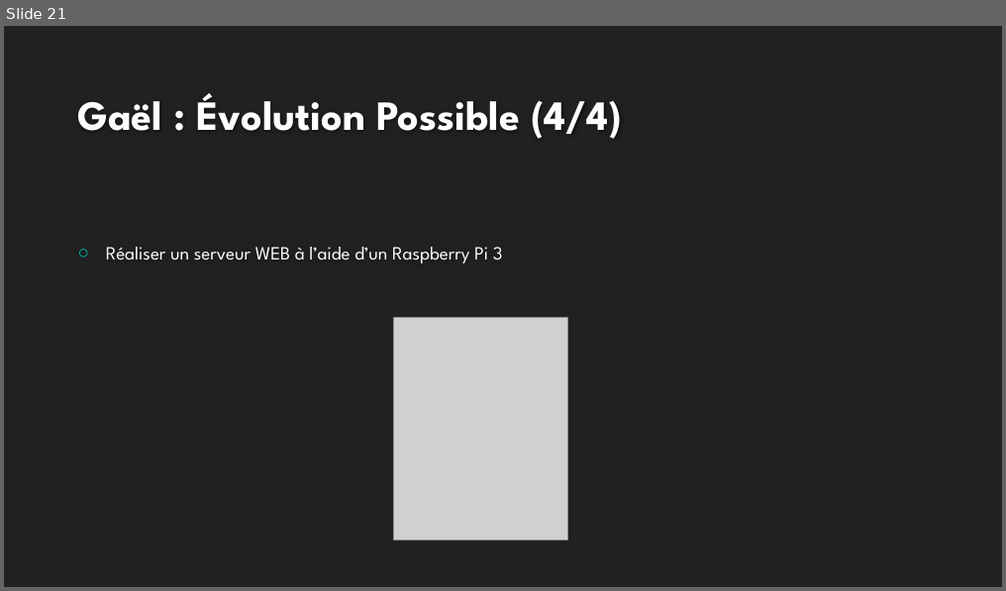
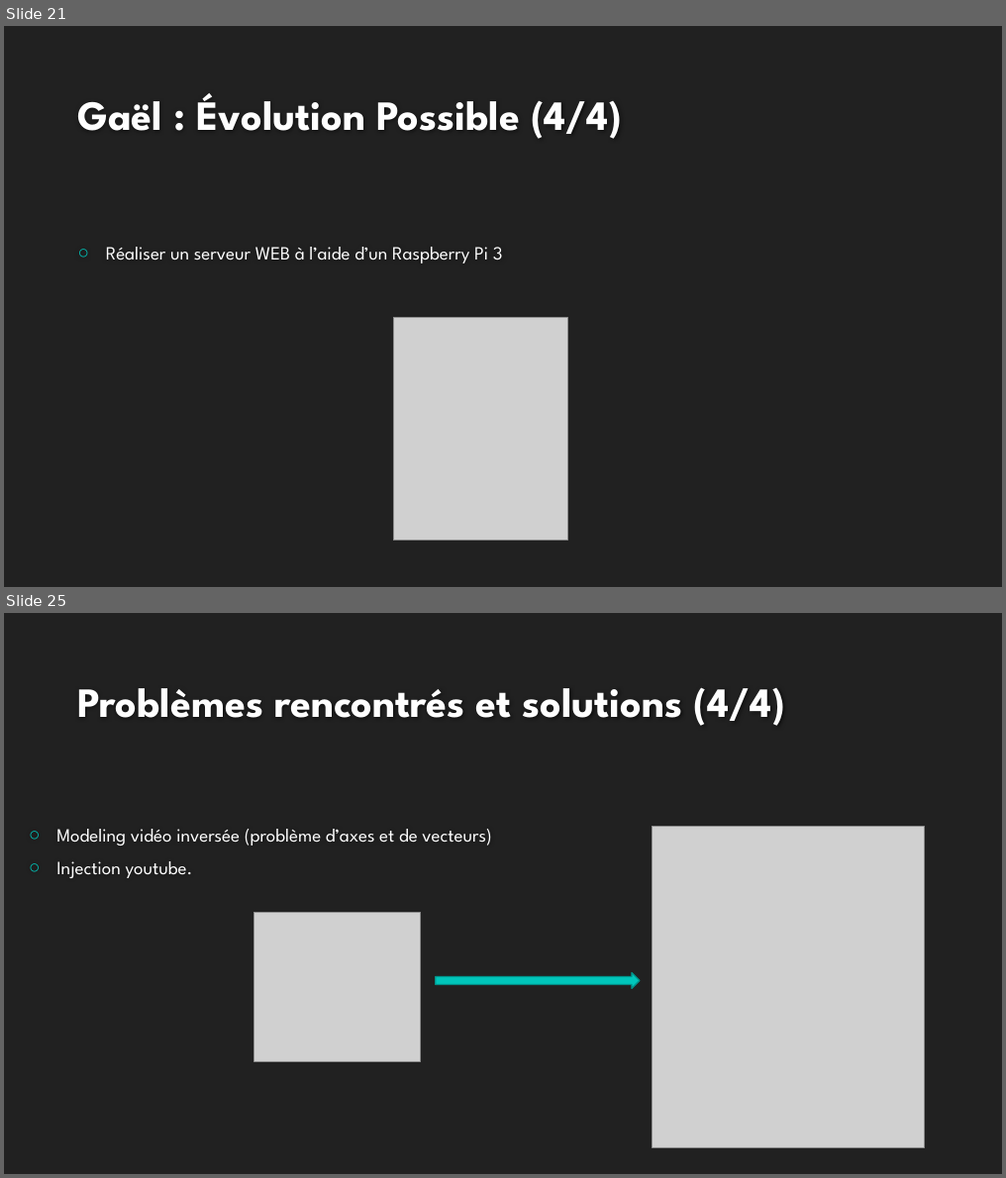
Before and after one commit to rlembo06/VR_tourism, a slide deck: annexes/slides-VR_Tourism.pptx. Shown one above the other, each under a label of ours: slide 21 before the commit, slides 21 and 25 after it; the slides between them are not shown. The pictures are 1006x591 and 1006x1178 pixels, drawn with LibreOffice and Linux fonts; fonts in the diff are those of the drawing; grey boxes stand for pictures; background and template pictures are left out. Boxes give left, top, right and bottom in pixels: in the first picture for what was removed or moved away, otherwise in the second. Text is boxed around its words. In the diff, an @@ line names an element or a change of style, - is before the commit and + after.

```diff
--- a/annexes/slides-VR_Tourism.pptx
+++ b/annexes/slides-VR_Tourism.pptx
@@ slide 25 added at bbox=[4, 613, 1002, 1174], background #212121 @@
@@ title added at bbox=[78, 687, 785, 726], 40 pt, text #FEFEFE, bold @@
+Problèmes rencontrés et solutions (4/4)
@@ text added at bbox=[56, 829, 491, 878], 18 pt, text #FFFFFF @@
+○ Modeling vidéo inversée (problème d’axes et de vecteurs)
+○ Injection youtube.
@@ picture added at bbox=[651, 827, 924, 1148] @@
@@ picture added at bbox=[253, 912, 420, 1061] @@
@@ right arrow added at bbox=[436, 973, 640, 989], fill #00C6BB, outline #00928A 1.25 pt @@
```
Also in this commit, not shown: 1 slide changed, 2 other slides added, 2 slides removed.
